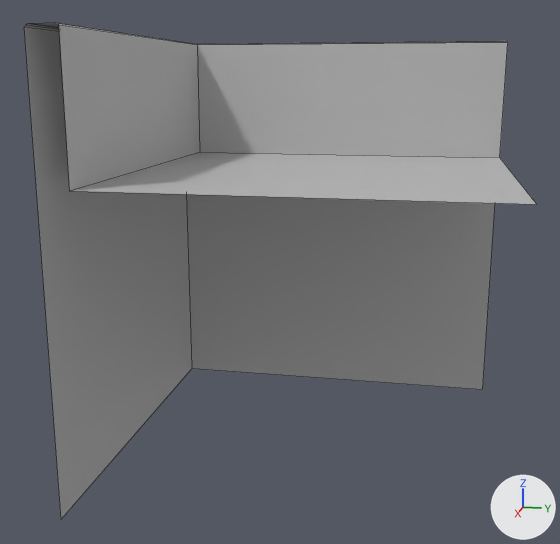
Two versions of the FBX model Assets/Meshes/roof_corner_2.fbx, one commit apart.
Camera for both pictures: a 50 mm camera at (0.01837, 0.00334, 0.00389) aimed at (0.00075, -0.00019, -0.00051). Arrows for +X, +Y and +Z are at lower right; the lights stay in place. Mesh edges are drawn as thin lines. Where no turn or scale is listed for an object, it has been applied to the vertices.

The scene before the commit, as lines of its bpy script (objects in view):
```python
me_mesh = bpy.data.meshes.new('Mesh')
me_mesh.from_pydata(...)  # 31 vertices, 19 faces; spans x -0.004..0.005, y -0.004..0.005, z -0.005..0.0049
me_mesh.materials.append(mat_lambert1)  # grey #bcbcbc
# before: 0 (0.005, -0.004, -0.005) at pixel (61, 519), 1 (-0.004, -0.004, -0.005) at pixel (192, 368), 2 (-0.004, 0.005, -0.005) at pixel (482, 389), 3 (-0.00325, -0.00333, 0.00191) at pixel (200, 152), 4 (0.005, -0.00333, 0.00191) at pixel (69, 191)
# before: 5 (0.005, 0.005, 0.00191) at pixel (536, 204), 6 (-0.00333, 0.005, 0.00191) at pixel (499, 157)
ob_roof_corner_2 = bpy.data.objects.new('roof_corner_2', me_mesh)
ob_roof_corner_2.location = (0.0, 0.0, 0.0)
```
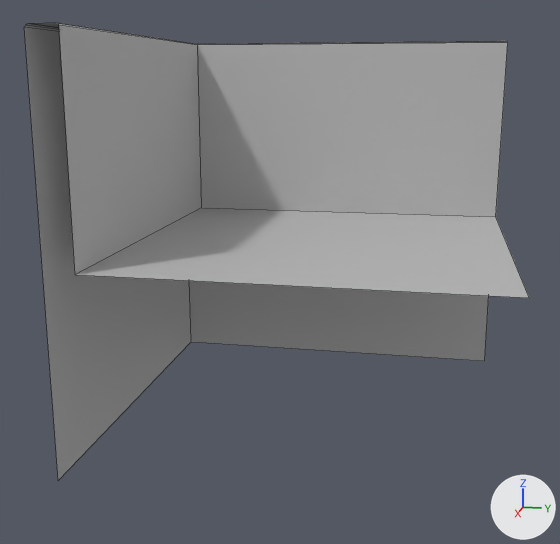
The newer file is also turned or shifted as a whole; pictures and numbers use the older file's frame.

Where the change shows, as pixel boxes [x1, y1, x2, y2] in the pictures (560 x 544 px; the box of a moved part takes in the faces that stretch with it):
'roof_corner_2', reshaped (8% shorter): before [24, 23, 536, 519]; after [24, 23, 529, 480]
part 1 of me_mesh, moved or reshaped: before [50, 116, 536, 519]; after [50, 116, 529, 480]

Diff of the bpy script that builds the scene:
```diff
--- a/Assets/Meshes/roof_corner_2.fbx.py
+++ b/Assets/Meshes/roof_corner_2.fbx.py
@@ me_mesh @@
 me_mesh.from_pydata(...)  # 31 vertices, 19 faces; spans x -0.004..0.005, y -0.004..0.005, z -0.005..0.0049
 # used by ob_roof_corner_2; location = (0.0, 0.0, 0.0)
+# me_mesh part 1
+for i in [*range(3, 7)]: me_mesh.vertices[i].co += Vector((0.0, 0.0, -0.00161))
+for i in [0, 1, 2]: me_mesh.vertices[i].co += Vector((0.0, 0.0, 0.0009))
 me_mesh.materials.append(mat_lambert1)
```
